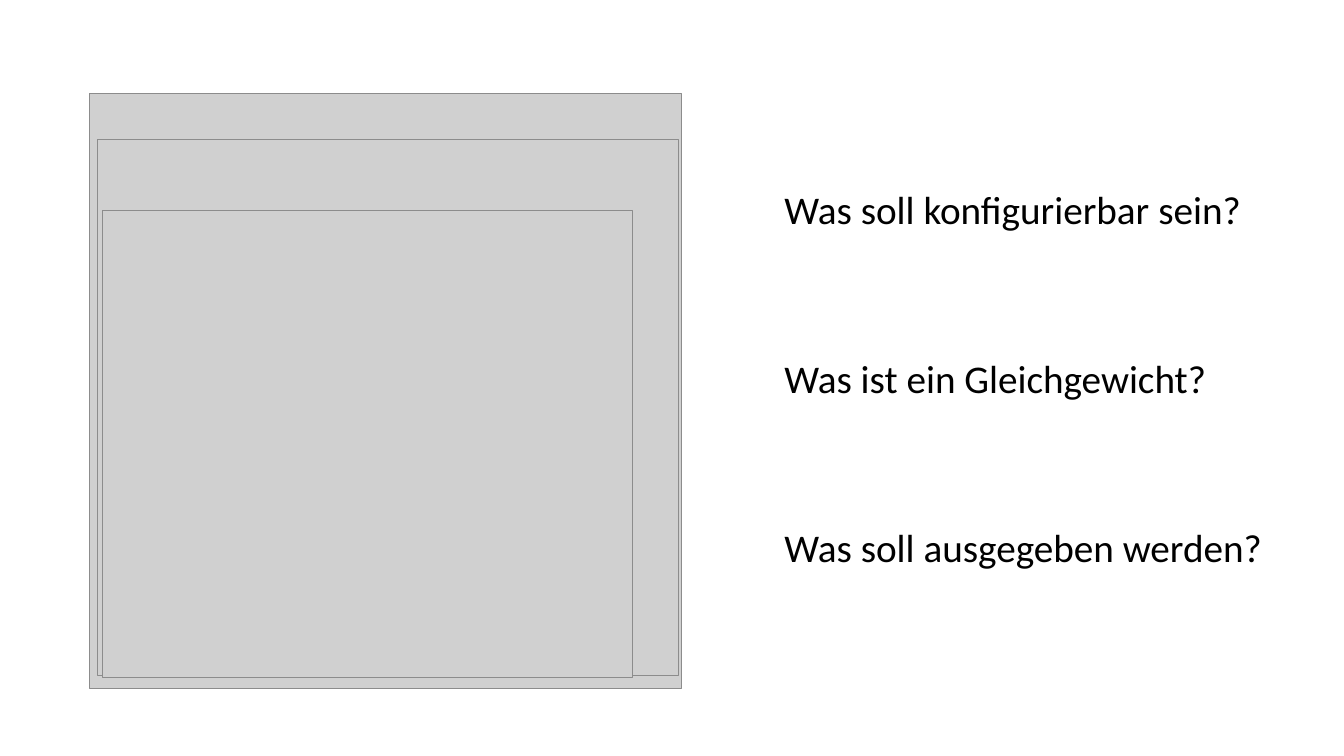
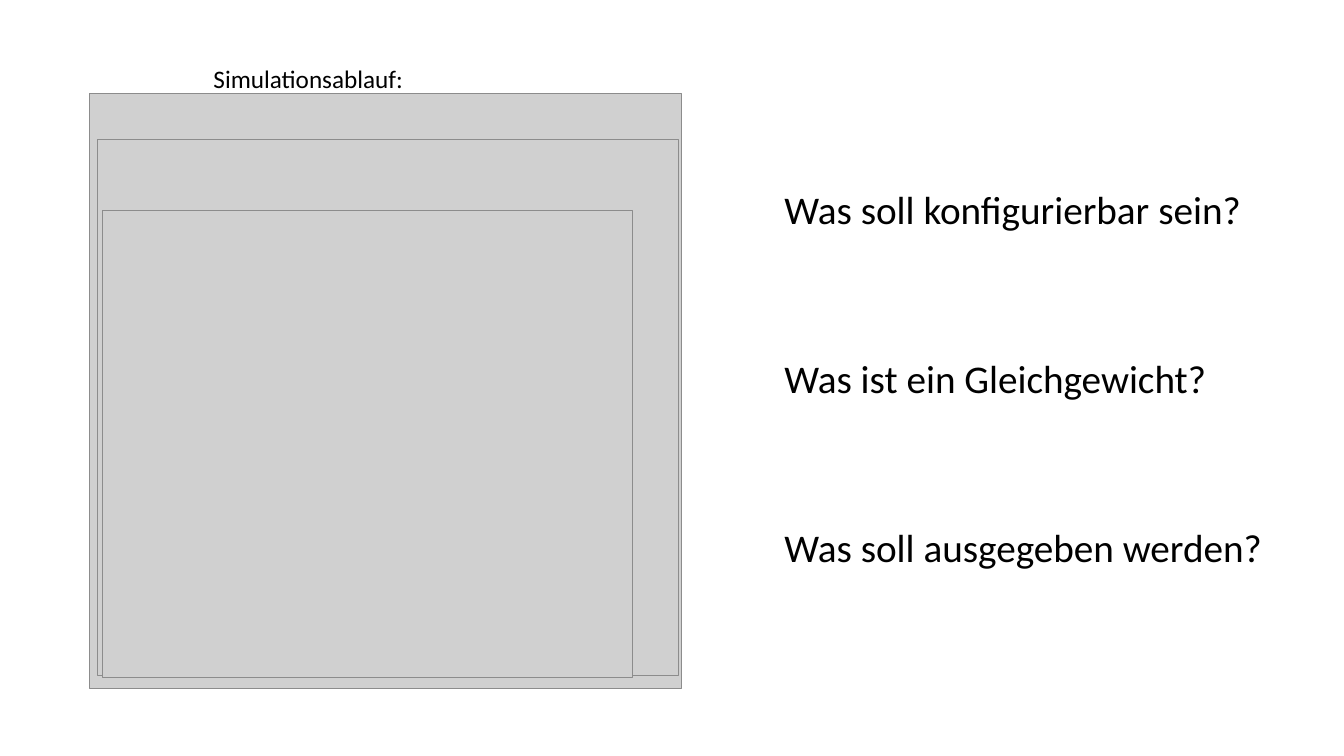
Before and after one commit to ChristianSchorr/repeated_games_pse, a slide deck: slide 3 of Dokumente/pflichtenheft/Vortrag/präsentation.pptx (slide 2 before the commit). Drawn at 1344x756 pixels with LibreOffice and Linux fonts; fonts in the diff are those of the drawing; grey boxes stand for pictures. Boxes give left, top, right and bottom in pixels: in the first picture for what was removed or moved away, otherwise in the second. Text is boxed around its words. In the diff, an @@ line names an element or a change of style, - is before the commit and + after.

```diff
--- a/Dokumente/pflichtenheft/Vortrag/präsentation.pptx
+++ b/Dokumente/pflichtenheft/Vortrag/präsentation.pptx
@@ text added at bbox=[213, 70, 402, 95], 18 pt, text #000000 @@
+Simulationsablauf:
```
Also in this commit, not shown: 2 slides added, 1 slide removed.
